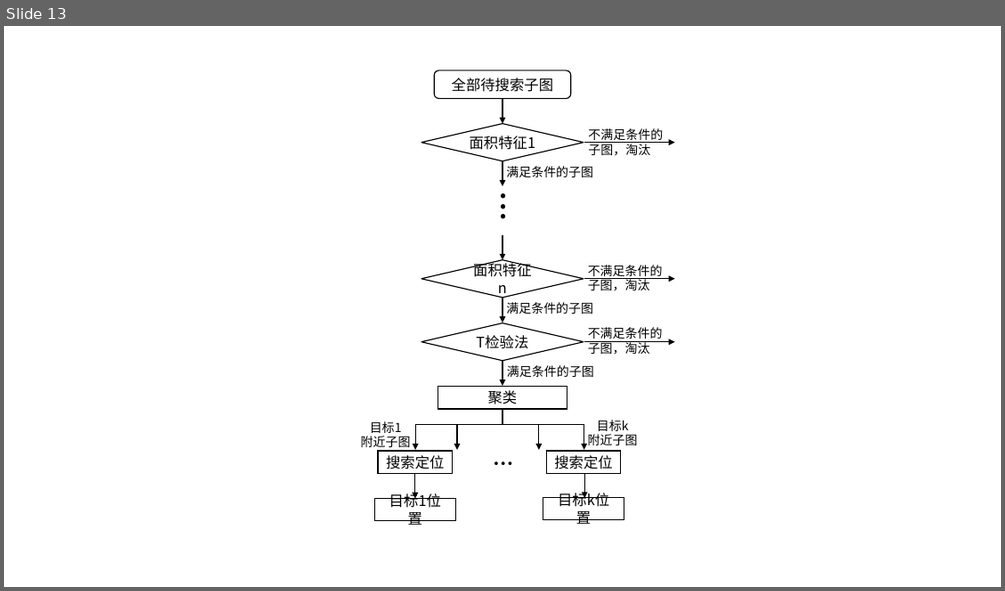
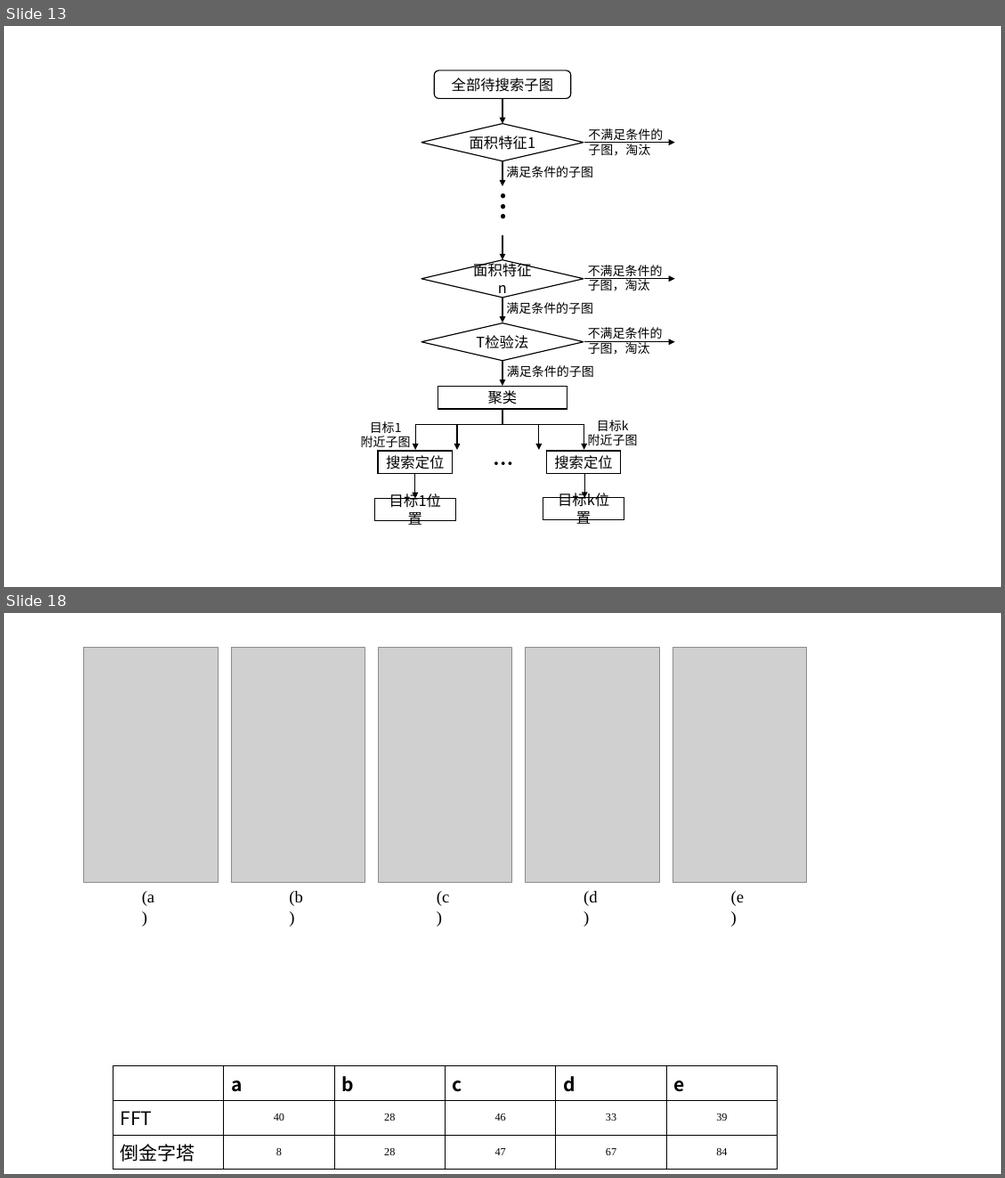
Before and after one commit to SJTUMichael/-, a slide deck: 示意图.pptx. Shown one above the other, each under a label of ours: slide 13 before the commit, slides 13 and 18 after it; the slides between them are not shown. The pictures are 1005x591 and 1005x1178 pixels, drawn with LibreOffice and Linux fonts; fonts in the diff are those of the drawing; grey boxes stand for pictures. Boxes give left, top, right and bottom in pixels: in the first picture for what was removed or moved away, otherwise in the second. Text is boxed around its words. In the diff, an @@ line names an element or a change of style, - is before the commit and + after.

```diff
--- a/示意图.pptx
+++ b/示意图.pptx
@@ slide 18 added at box(4, 613, 1001, 1174), background #FFFFFF @@
@@ picture added at box(84, 648, 218, 883) @@
@@ picture added at box(231, 648, 365, 883) @@
@@ picture added at box(378, 648, 512, 883) @@
@@ picture added at box(526, 648, 659, 883) @@
@@ picture added at box(672, 648, 807, 883) @@
@@ text added at box(142, 891, 154, 906), 16 pt, text #000000 @@
+(a)
@@ text added at box(289, 891, 302, 906), 16 pt, text #000000 @@
+(b)
@@ text added at box(437, 891, 449, 906), 16 pt, text #000000 @@
+(c)
@@ text added at box(583, 891, 597, 906), 16 pt, text #000000 @@
+(d)
@@ text added at box(731, 891, 744, 906), 16 pt, text #000000 @@
+(e)
@@ table added at box(113, 1065, 777, 1165), 3 rows, 6 columns @@
+ | a | b | c | d | e
+FFT | 40 | 28 | 46 | 33 | 39
+倒金字塔 | 8 | 28 | 47 | 67 | 84
```
Also in this commit, not shown: 4 other slides added, 3 other files.
